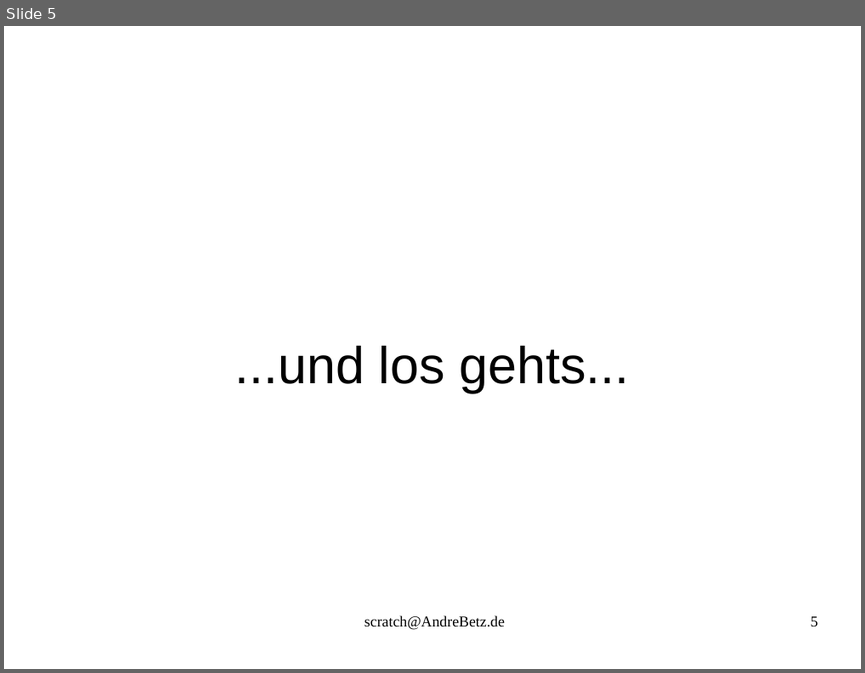
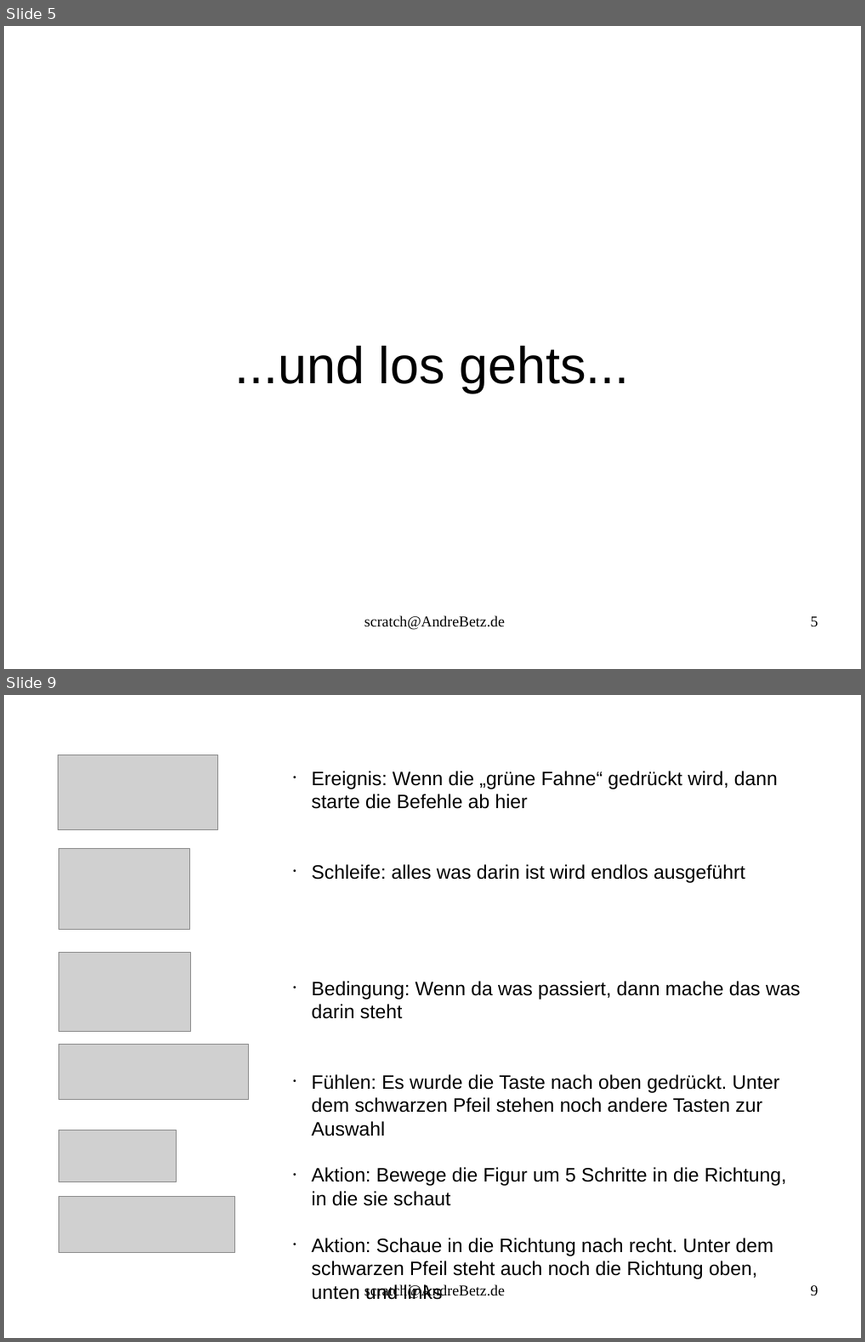
Before and after one commit to sky4walk/documents, a slide deck: ProgrammierkursScratchSpiel.odp. Shown one above the other, each under a label of ours: slide 5 before the commit, slides 5 and 9 after it; the slides between them are not shown. The pictures are 865x673 and 865x1342 pixels, drawn with LibreOffice and Linux fonts; fonts in the diff are those of the drawing; grey boxes stand for pictures. Boxes give left, top, right and bottom in pixels: in the first picture for what was removed or moved away, otherwise in the second. Text is boxed around its words. In the diff, an @@ line names an element or a change of style, - is before the commit and + after.

```diff
--- a/ProgrammierkursScratchSpiel.odp
+++ b/ProgrammierkursScratchSpiel.odp
@@ slide 9 added at [4,695,861,1338], background #FFFFFF @@
@@ picture added at [58,755,218,829] @@
@@ text added at [312,771,800,1279], 18 pt, text #000000 @@
+• Ereignis: Wenn die „grüne Fahne“ gedrückt wird, dann starte die Befehle ab hier
+• Schleife: alles was darin ist wird endlos ausgeführt
+• Bedingung: Wenn da was passiert, dann mache das was darin steht
+• Fühlen: Es wurde die Taste nach oben gedrückt. Unter dem schwarzen Pfeil stehen noch andere Tasten zur Auswahl
+• Aktion: Bewege die Figur um 5 Schritte in die Richtung, in die sie schaut
+• Aktion: Schaue in die Richtung nach recht. Unter dem schwarzen Pfeil steht auch noch die Richtung oben, unten und links
@@ picture added at [59,848,190,929] @@
@@ picture added at [59,953,191,1032] @@
@@ picture added at [59,1044,249,1100] @@
@@ picture added at [59,1129,177,1182] @@
@@ picture added at [59,1197,235,1253] @@
@@ text added at [364,1284,505,1299], 14 pt, text #000000 @@
+scratch@AndreBetz.de
@@ page number added at [811,1285,818,1295], 14 pt, text #000000 @@
+9
```
Also in this commit, not shown: 1 slide changed, 2 other slides added.
